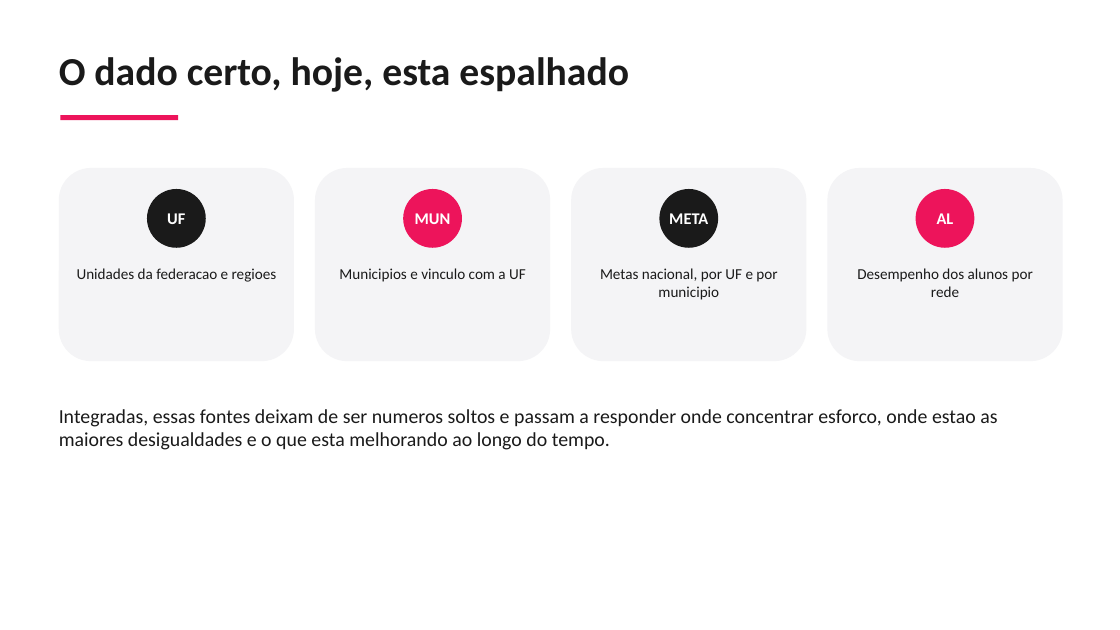
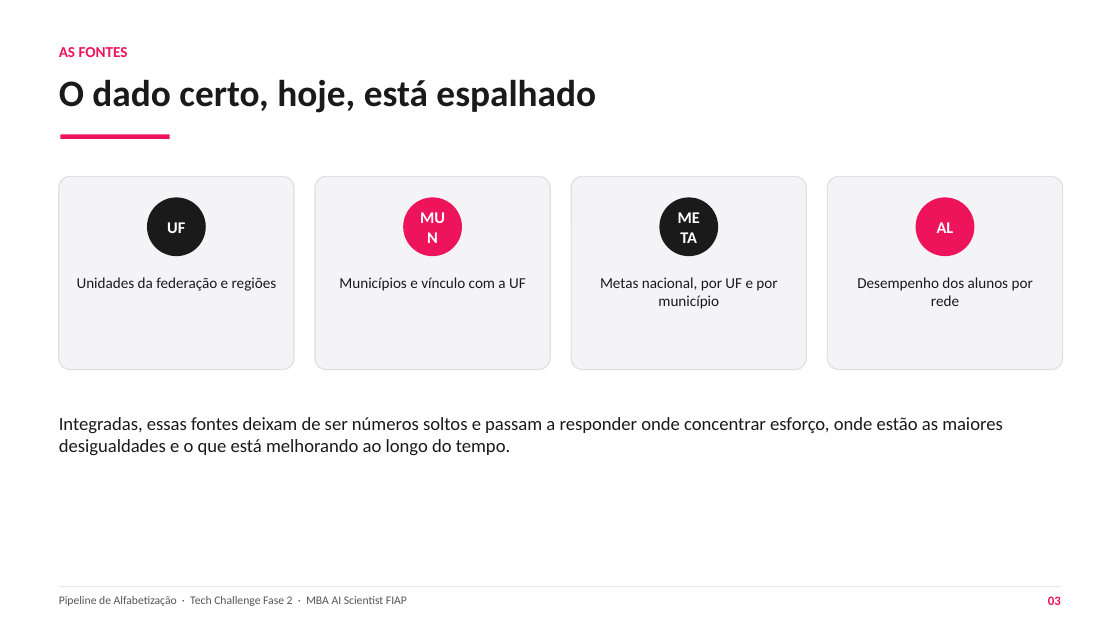
Before and after one commit to guillecosme/fiap-ai-scientist-tech-challenge-fase-02, a slide deck: slide 3 of reports/slides/pipeline_alfabetizacao_fase2.pptx. Drawn at 1120x630 pixels with LibreOffice and Linux fonts; fonts in the diff are those of the drawing. Boxes give left, top, right and bottom in pixels: in the first picture for what was removed or moved away, otherwise in the second. Text is boxed around its words. In the diff, an @@ line names an element or a change of style, - is before the commit and + after.

Commit message:
deck no formato da fase 1 com capa e rm, icones aws, tabela de tradeoffs e acentuacao

```diff
--- a/reports/slides/pipeline_alfabetizacao_fase2.pptx
+++ b/reports/slides/pipeline_alfabetizacao_fase2.pptx
@@ text added at [59, 47, 128, 57], 13 pt, text #ED145B, bold @@
+AS FONTES
@@ text at [59, 79, 596, 113]: text changed; size 34 to 32 pt @@
-O dado certo, hoje, esta espalhado
+O dado certo, hoje, está espalhado
@@ rectangle: place and size @@
-rectangle at [60, 115, 178, 120]
+rectangle at [60, 134, 170, 139]
@@ 4 ellipses, 4 rounded rectangles, 1 text: place and size @@
-4 ellipses, 4 rounded rectangles, 1 text at [59, 168, 1063, 361]
+4 ellipses, 4 rounded rectangles, 1 text at [59, 176, 1063, 370]
@@ outline none to #E0E0E0 1 pt; proportions changed in 4 elements at [59, 176, 294, 370], [315, 176, 550, 370], [571, 176, 807, 370], [828, 176, 1063, 370] @@
@@ text at [77, 277, 277, 291]: text changed @@
-Unidades da federacao e regioes
+Unidades da federação e regiões
@@ text at [339, 277, 526, 291]: text changed @@
-Municipios e vinculo com a UF
+Municípios e vínculo com a UF
@@ text at [600, 277, 777, 309]: text changed @@
-Metas nacional, por UF e por municipio
+Metas nacional, por UF e por município
@@ text at [59, 417, 1003, 455]: text changed; size 17 to 16 pt @@
-Integradas, essas fontes deixam de ser numeros soltos e passam a responder onde concentrar esforco, onde estao as maiores desigualdades e o que esta melhorando ao longo do tempo.
+Integradas, essas fontes deixam de ser números soltos e passam a responder onde concentrar esforço, onde estão as maiores desigualdades e o que está melhorando ao longo do tempo.
@@ rectangle added at [59, 586, 1061, 587], fill #E0E0E0 @@
@@ text added at [59, 596, 407, 606], 10 pt, text #555555 @@
+Pipeline de Alfabetização · Tech Challenge Fase 2 · MBA AI Scientist FIAP
@@ text added at [1048, 596, 1061, 605], 11 pt, text #ED145B, bold @@
+03
```
Also in this commit, not shown: 5 other slides changed, 5 slides added, 5 slides removed.
